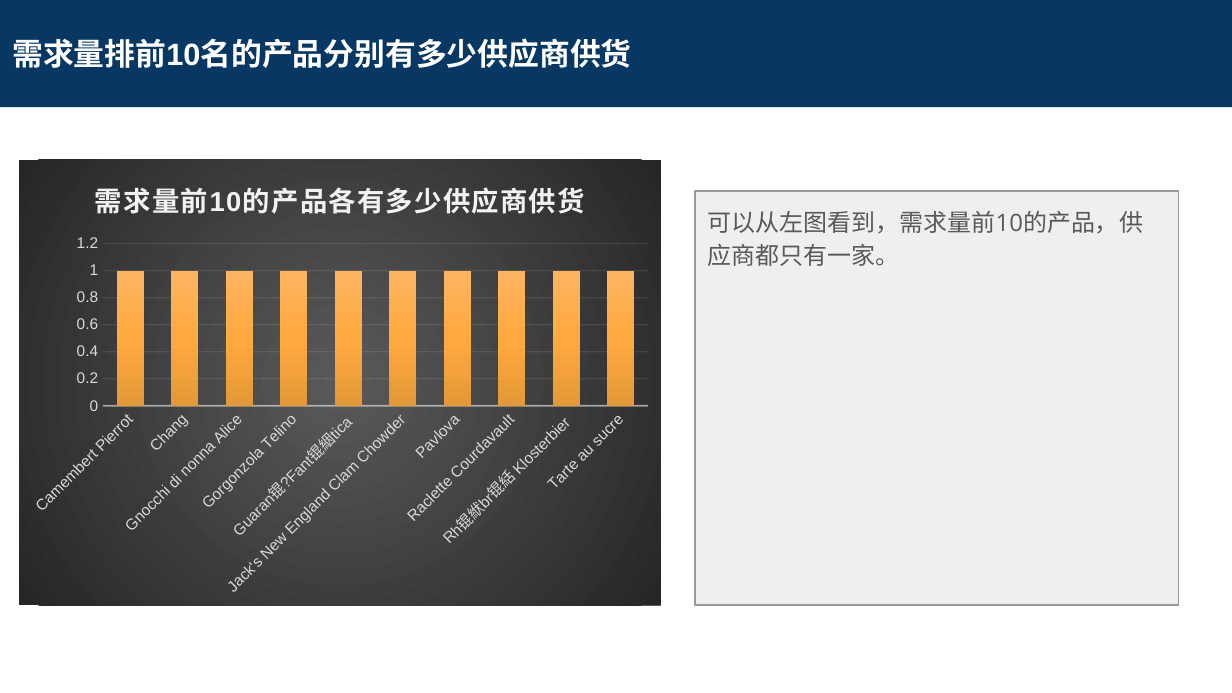
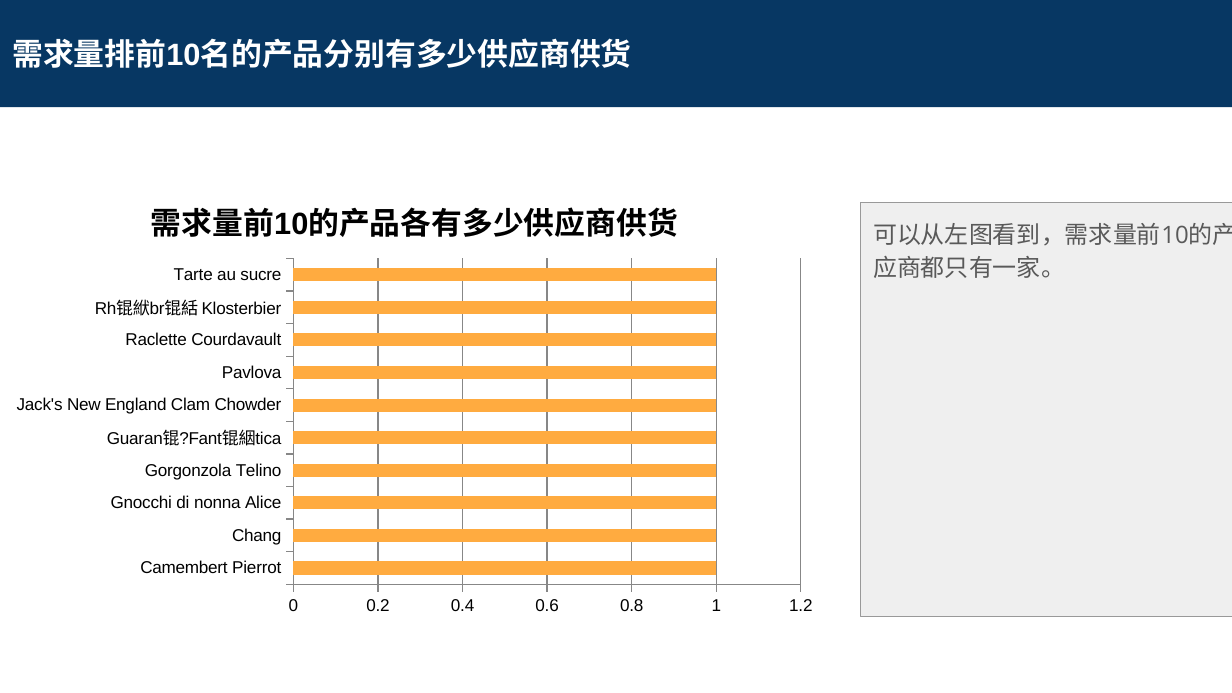
Before and after one commit to leesper/become-business-analyst, a slide deck: slide 11 of P4_CreateReportDB/SQL Project Submission.pptx. Drawn at 1232x693 pixels with LibreOffice and Linux fonts; fonts in the diff are those of the drawing. Boxes give left, top, right and bottom in pixels: in the first picture for what was removed or moved away, otherwise in the second. Text is boxed around its words. In the diff, an @@ line names an element or a change of style, - is before the commit and + after.

```diff
--- a/P4_CreateReportDB/SQL Project Submission.pptx
+++ b/P4_CreateReportDB/SQL Project Submission.pptx
@@ column chart at (x1=0, y1=177, x2=829, y2=626) @@
@@ column chart to bar chart @@
@@ title "需求量前10的产品各有多少供应商供货 " to "需求量前10的产品各有多少供应商供货" @@
@@ colour of Series 1 gradient #FFB461 to #FFAB40 to #E59837 to #FFAB40 @@
@@ category axis changed @@
@@ value axis changed @@
@@ bar spacing changed @@
@@ background changed @@
@@ bar chart resized from (x1=20, y1=160, x2=662, y2=606) to (x1=0, y1=177, x2=829, y2=626) @@
@@ rectangle removed at (x1=48, y1=191, x2=662, y2=605) @@
-<visualization>
@@ text "可以从左图看到，需求量前10的产品，供应商都只有一家。" resized from (x1=695, y1=191, x2=1179, y2=605) to (x1=861, y1=203, x2=1232, y2=617) @@
```
Also in this commit, not shown: 13 other slides changed, 15 other files.
